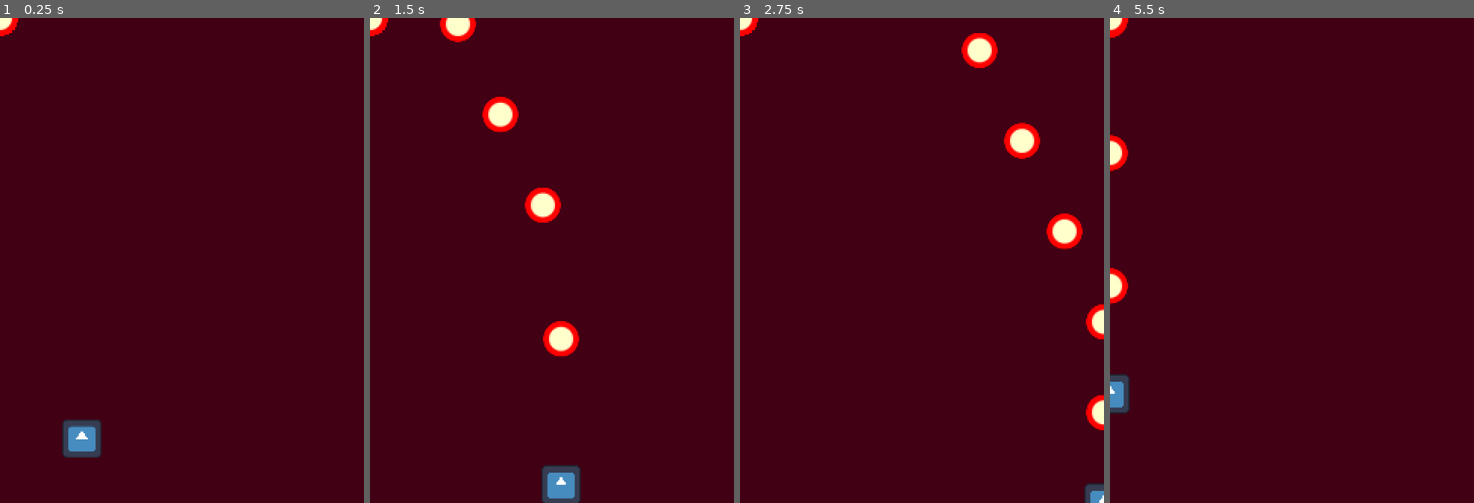
Above: before the commit, frames 1-4 (left to right).
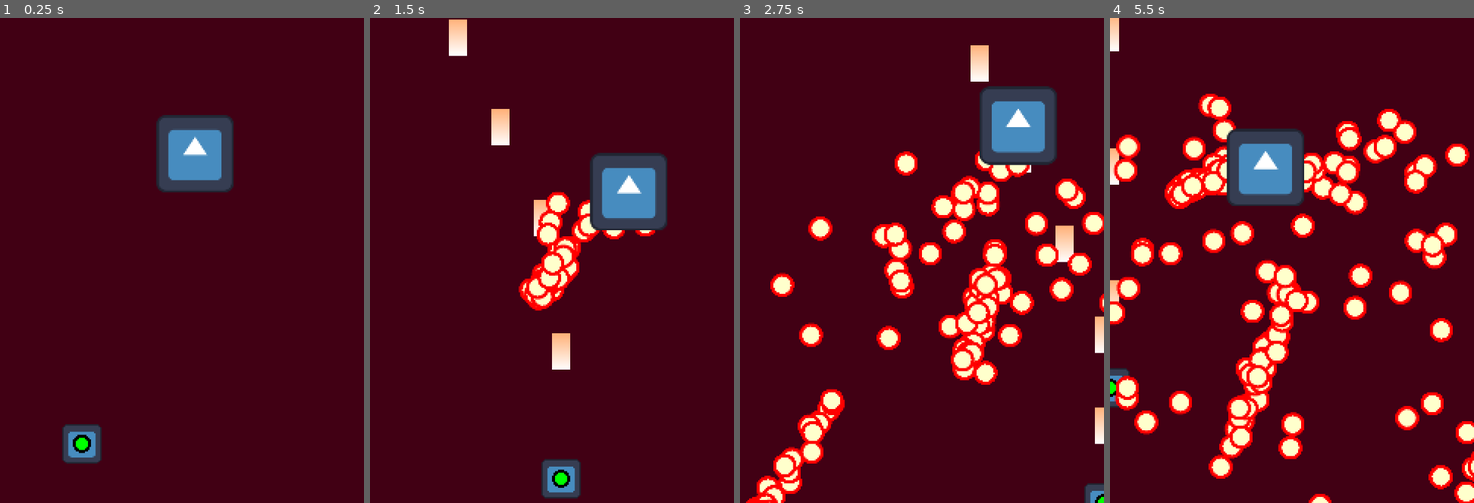
Above: after the commit, the same moments.

Repository: Aeterasu/GWJ97
Game: Godot game, scene res://main/main.tscn
The game is run twice, just before and just after one commit, with the same random seed, the same clock (stepped at 60 frames per second) and the same inputs. The engine's default icon, where the game draws it, is replaced by a stand-in: a white triangle on a blue panel in a dark square.
Inputs (mouse positions are in pixels of both pictures, inside the frame that each line leads up to):
- Up to frame 1 (0.25 s): no input
- Up to frame 2 (1.5 s): tap Enter (ui_accept) at 0.5, 0.77 s; move the mouse to (632, 236) at 0.52 s; hold D (player_input_right) 0.53-1.28 s; hold J (player_input_action_1) 0.53-1.28 s; click (632, 236) at 0.67 s; move the mouse to (479, 284) at 1.27 s; hold S (player_input_down) from 1.28 s (still down); tap J (player_input_action_1) at 1.35 s
- Up to frame 3 (2.75 s): tap Enter (ui_accept) at 1.52 s; move the mouse to (958, 153) at 2.02 s; release S (player_input_down) at 2.03 s; hold D (player_input_right) from 2.03 s (still down); hold J (player_input_action_1) from 2.03 s (still down)
- Up to frame 4 (5.5 s): move the mouse to (1273, 357) at 2.77 s; release D (player_input_right) at 2.78 s; release J (player_input_action_1) at 2.78 s; hold W (player_input_up) 2.78-3.53 s; tap J (player_input_action_1) at 2.85, 4.35 s; click (1273, 357) at 2.92 s; tap Enter (ui_accept) at 3.02, 3.77, 4.52 s; move the mouse to (1401, 333) at 3.52 s; hold J (player_input_action_1) 3.53-4.28 s; hold A (player_input_left) 3.53-5.03 s; move the mouse to (1182, 187) at 4.27 s; move the mouse to (1310, 260) at 5.02 s; hold S (player_input_down) from 5.03 s (still down); hold J (player_input_action_1) from 5.03 s (still down); click (1310, 260) at 5.17 s

The runs differ from the first frame. In frame 1, 4.1% of the frame differs, in the area x 0-65%, y 0-92%; in frame 2, 9.2%; in frame 3, 18%; in frame 4, 21%, in the area x 0-100%, y 0-100%.

Commit message:
bullet engine

Diff:
--- a/project/bullet/bullet.gd
+++ b/project/bullet/bullet.gd
@@ -8,6 +8,8 @@
 
 var is_active: bool = false
 
+var multimesh_id: int = 0
+
 func update(delta: float) -> void:
 	position = process_standard_bullet(delta)
 
--- /dev/null
+++ b/project/bullet/bullet_engine.gd
@@ -0,0 +1,55 @@
+class_name BulletEngine extends Node
+
+@export var max_bullet_count: int = 0
+@export var bullet_visual: MultiMeshInstance2D = null
+
+var bullets : Array[Bullet] = []
+var active_bullet_count: int = 0
+
+func _ready() -> void:
+	bullets.resize(max_bullet_count)
+
+	bullet_visual.multimesh.instance_count = max_bullet_count
+	bullet_visual.multimesh.visible_instance_count = max_bullet_count
+
+	for i in max_bullet_count:
+		bullets[i] = Bullet.new()
+		bullets[i].multimesh_id = i
+
+		var transform = Transform2D.IDENTITY.scaled(Vector2.ZERO)
+		bullet_visual.multimesh.set_instance_transform_2d(i, transform)
+
+func _physics_process(delta: float) -> void:
+	var i: int = 0
+	while i < active_bullet_count:
+		var bullet = bullets[i]
+		bullet.update(delta)
+
+		if not bullet.is_active:
+			active_bullet_count -= 1
+			bullets[i] = bullets[active_bullet_count]
+			bullets[active_bullet_count] = bullet
+			bullet_visual.multimesh.set_instance_transform_2d(bullet.multimesh_id, Transform2D.IDENTITY.scaled(Vector2.ZERO))
+			bullet_visual.multimesh.reset_instance_physics_interpolation(bullet.multimesh_id)
+			continue
+
+		set_bullet_mesh_position(bullet.multimesh_id, bullet.position)
+		i += 1
+
+func fire_bullet(position: Vector2, angle: float, speed: float) -> void:
+	if active_bullet_count >= max_bullet_count:
+		return
+
+	var bullet = bullets[active_bullet_count]
+	bullet.is_active = true
+	bullet.position = position
+	bullet.angle = angle
+	bullet.speed = speed
+
+	set_bullet_mesh_position(bullet.multimesh_id, position)
+	bullet_visual.multimesh.reset_instance_physics_interpolation(bullet.multimesh_id)
+
+	active_bullet_count += 1
+
+func set_bullet_mesh_position(id: int, position: Vector2) -> void:
+	bullet_visual.multimesh.set_instance_transform_2d(id, Transform2D.IDENTITY.translated(position).scaled(Vector2.ONE))
--- a/project/bullet/bullet_manager.gd
+++ /dev/null
@@ -1,40 +0,0 @@
-class_name BulletManager extends Node
-
-@export var max_bullet_count: int = 0
-@export var bullet_visual: MultiMeshInstance2D = null
-
-var bullets : Array[Bullet] = []
-
-func _ready() -> void:
-	bullets.resize(max_bullet_count)
-
-	bullet_visual.multimesh.instance_count = max_bullet_count
-	bullet_visual.multimesh.visible_instance_count = -1
-
-	for i in max_bullet_count:
-		bullets[i] = Bullet.new()
-
-		var transform = Transform2D.IDENTITY
-		bullet_visual.multimesh.set_instance_transform_2d(i, transform)
-
-func _physics_process(delta: float) -> void:
-	for i in max_bullet_count:
-		var bullet = bullets[i]
-
-		if (not bullet.is_active):
-			continue
-		else:
-			bullet.update(delta)
-			bullet_visual.multimesh.set_instance_transform_2d(i, Transform2D.IDENTITY.translated(bullet.position))
-
-func fire_bullet(position: Vector2, angle: float, speed: float) -> void:
-	for i in max_bullet_count:
-		var bullet = bullets[i]
-
-		if (not bullet.is_active):
-			bullet.is_active = true
-			bullet.position = position
-			bullet.angle = angle
-			bullet.speed = speed
-
-			return
--- /dev/null
+++ b/project/enemy/test_enemy.gd
@@ -0,0 +1,44 @@
+extends Node2D
+
+@export var bullet_engine: BulletEngine = null
+
+var time: float = 0.0
+
+var fire_rate: float = 1.0
+var fire_time_left: float = 1.0
+
+# woah! ugly ugliness :)
+var fire_rate_2: float = 0.3
+var fire_time_left_2: float = 1.0
+
+func _physics_process(delta: float) -> void:
+	time += delta * 1.25
+
+	global_position.x = 120.0 + sin(time * 0.5) * 64.0
+	global_position.y = 80.0 + sin(time * 1.0) * 36.0
+
+	fire_time_left -= delta
+
+	if fire_time_left <= 0.0:
+		fire()
+
+	fire_time_left_2 -= delta
+
+	if fire_time_left_2 <= 0.0:
+		fire_2()
+
+func fire() -> void:
+	for i in 36:
+		var pos = Vector2.from_angle(TAU * randf()) * randf() * 8.0
+		var speed = randf_range(96.0, 180.0)
+		bullet_engine.fire_bullet(global_position + pos, global_position.angle_to_point(Game.get_player().global_position), speed)
+
+	fire_time_left = fire_rate
+
+func fire_2() -> void:
+	for i in 8:
+		var pos = Vector2.from_angle(TAU * randf()) * randf() * 16.0
+		var speed = randf_range(44.0, 90.0)
+		bullet_engine.fire_bullet(global_position + pos, PI / 2.0 + randf_range(-PI / 2.0, PI / 2.0), speed)
+
+	fire_time_left_2 = fire_rate_2
--- a/project/game/game.gd
+++ b/project/game/game.gd
@@ -5,7 +5,11 @@
 const BOARD_SIZE: Vector2 = Vector2(240.0, 320.0)
 const PLAYER_STARTING_POSITION: Vector2 = Vector2(54.0, 260.0)
 
+static var instance: Game = null
+
 func _ready() -> void:
+	instance = self
+
 	animate_player_intro()
 
 func animate_player_intro() -> void:
@@ -24,3 +28,10 @@
 
 func _process(delta: float) -> void:
 	pass
+
+static func get_player() -> Player:
+	if is_instance_valid(instance) and is_instance_valid(instance.player):
+		return instance.player
+	else:
+		push_warning("Player not found! Proceed with caution...")
+		return null
--- a/project/game/game.tscn
+++ b/project/game/game.tscn
@@ -2,15 +2,31 @@
 
 [ext_resource type="PackedScene" uid="uid://bjvwqcehq80f5" path="res://player/player.tscn" id="1_l1rk1"]
 [ext_resource type="Script" uid="uid://dsn2rdoa26phn" path="res://game/game.gd" id="1_vasa2"]
-[ext_resource type="Script" uid="uid://dpcpbpske8jii" path="res://bullet/bullet_manager.gd" id="2_4fuuu"]
+[ext_resource type="Script" uid="uid://dpcpbpske8jii" path="res://bullet/bullet_engine.gd" id="2_4fuuu"]
+[ext_resource type="Script" uid="uid://dlc3jkre3x6x8" path="res://enemy/test_enemy.gd" id="4_dxrkv"]
+[ext_resource type="Texture2D" uid="uid://5lbu4jhq605g" path="res://icon.svg" id="5_dakft"]
 
 [sub_resource type="QuadMesh" id="QuadMesh_dakft"]
-size = Vector2(24, 24)
+size = Vector2(12, 24)
 
 [sub_resource type="MultiMesh" id="MultiMesh_dxrkv"]
 mesh = SubResource("QuadMesh_dakft")
 
+[sub_resource type="Gradient" id="Gradient_dxrkv"]
+colors = PackedColorArray(1, 0.69411767, 0.4745098, 1, 1, 1, 1, 1)
+
+[sub_resource type="GradientTexture2D" id="GradientTexture2D_dakft"]
+gradient = SubResource("Gradient_dxrkv")
+fill_from = Vector2(1, 1)
+
+[sub_resource type="QuadMesh" id="QuadMesh_u5opy"]
+size = Vector2(16, 16)
+
+[sub_resource type="MultiMesh" id="MultiMesh_y36n6"]
+mesh = SubResource("QuadMesh_u5opy")
+
 [sub_resource type="Gradient" id="Gradient_h7iqs"]
+interpolation_mode = 1
 offsets = PackedFloat32Array(0.62650603, 0.71686745, 0.9578313, 1)
 colors = PackedColorArray(1, 1, 0.8, 1, 1, 0, 0, 1, 1, 0, 0, 1, 1, 0, 0, 0)
 
@@ -25,6 +41,8 @@
 player = NodePath("Player")
 
 [node name="ColorRect" type="ColorRect" parent="." unique_id=1323206809]
+z_index = -4096
+z_as_relative = false
 anchors_preset = 15
 anchor_right = 1.0
 anchor_bottom = 1.0
@@ -35,26 +53,32 @@
 color = Color(0.2552118, 0, 0.080417074, 1)
 
 [node name="Player" parent="." unique_id=151246520 node_paths=PackedStringArray("bullet") instance=ExtResource("1_l1rk1")]
-base_speed = 240.0
-focus_speed = 180.0
-bullet = NodePath("../PlayerBulletManager")
+bullet = NodePath("../PlayerBulletEngine")
 
-[node name="PlayerBulletManager" type="Node" parent="." unique_id=107471320 node_paths=PackedStringArray("bullet_visual")]
+[node name="PlayerBulletEngine" type="Node" parent="." unique_id=107471320 node_paths=PackedStringArray("bullet_visual")]
 script = ExtResource("2_4fuuu")
 max_bullet_count = 1024
-bullet_visual = NodePath("../EnemyBulletVisual")
+bullet_visual = NodePath("../PlayerBulletVisual")
 metadata/_custom_type_script = "uid://dpcpbpske8jii"
 
 [node name="PlayerBulletVisual" type="MultiMeshInstance2D" parent="." unique_id=1722292251]
 multimesh = SubResource("MultiMesh_dxrkv")
-texture = SubResource("GradientTexture2D_dxrkv")
+texture = SubResource("GradientTexture2D_dakft")
 
-[node name="EnemyBulletManager" type="Node" parent="." unique_id=186166208 node_paths=PackedStringArray("bullet_visual")]
+[node name="EnemyBulletEngine" type="Node" parent="." unique_id=186166208 node_paths=PackedStringArray("bullet_visual")]
 script = ExtResource("2_4fuuu")
 max_bullet_count = 4096
 bullet_visual = NodePath("../EnemyBulletVisual")
 metadata/_custom_type_script = "uid://dpcpbpske8jii"
 
 [node name="EnemyBulletVisual" type="MultiMeshInstance2D" parent="." unique_id=833129313]
-multimesh = SubResource("MultiMesh_dxrkv")
+multimesh = SubResource("MultiMesh_y36n6")
 texture = SubResource("GradientTexture2D_dxrkv")
+
+[node name="TestEnemy" type="Node2D" parent="." unique_id=578660568 node_paths=PackedStringArray("bullet_engine")]
+script = ExtResource("4_dxrkv")
+bullet_engine = NodePath("../EnemyBulletEngine")
+
+[node name="Sprite2D" type="Sprite2D" parent="TestEnemy" unique_id=637835628]
+scale = Vector2(0.4, 0.4)
+texture = ExtResource("5_dakft")
--- a/project/player/player.gd
+++ b/project/player/player.gd
@@ -6,7 +6,7 @@
 @export var fire_rate: float = 0.1
 var fire_time_left: float = 0.0
 
-@export var bullet: BulletManager = null
+@export var bullet: BulletEngine = null
 
 var enable_hitbox: bool = false
 
--- a/project/player/player.tscn
+++ b/project/player/player.tscn
@@ -2,10 +2,25 @@
 
 [ext_resource type="Script" uid="uid://bghv017mpdmfg" path="res://player/player.gd" id="1_rkbax"]
 [ext_resource type="Texture2D" uid="uid://5lbu4jhq605g" path="res://icon.svg" id="2_g1dw6"]
+[ext_resource type="Script" uid="uid://chy30x75gw6ih" path="res://util/2d/circle_2d.gd" id="3_g1dw6"]
 
 [node name="Player" type="Node2D" unique_id=151246520]
 script = ExtResource("1_rkbax")
+base_speed = 240.0
+focus_speed = 100.0
 
 [node name="AnimatedSprite2D" type="Sprite2D" parent="." unique_id=77417257]
 scale = Vector2(0.2, 0.2)
 texture = ExtResource("2_g1dw6")
+
+[node name="Circle2D2" type="Node2D" parent="." unique_id=1089275576]
+modulate = Color(0, 0, 0, 1)
+script = ExtResource("3_g1dw6")
+radius = 6.0
+metadata/_custom_type_script = "uid://chy30x75gw6ih"
+
+[node name="Circle2D" type="Node2D" parent="." unique_id=1012028860]
+modulate = Color(0, 1, 0, 1)
+script = ExtResource("3_g1dw6")
+radius = 4.0
+metadata/_custom_type_script = "uid://chy30x75gw6ih"
--- a/project/project.godot
+++ b/project/project.godot
@@ -26,8 +26,8 @@
 window/size/viewport_width=240
 window/size/viewport_height=320
 window/size/initial_position=Vector2i(240, 320)
-window/size/window_width_override=1280
-window/size/window_height_override=720
+window/size/window_width_override=720
+window/size/window_height_override=960
 window/stretch/mode="canvas_items"
 window/stretch/aspect="expand"
 
@@ -146,6 +146,7 @@
 [physics]
 
 3d/physics_engine="Jolt Physics"
+common/physics_interpolation=true
 
 [rendering]
 
Renamed: project/bullet/bullet_manager.gd.uid -> project/bullet/bullet_engine.gd.uid
Not shown, added: project/enemy/test_enemy.gd.uid
